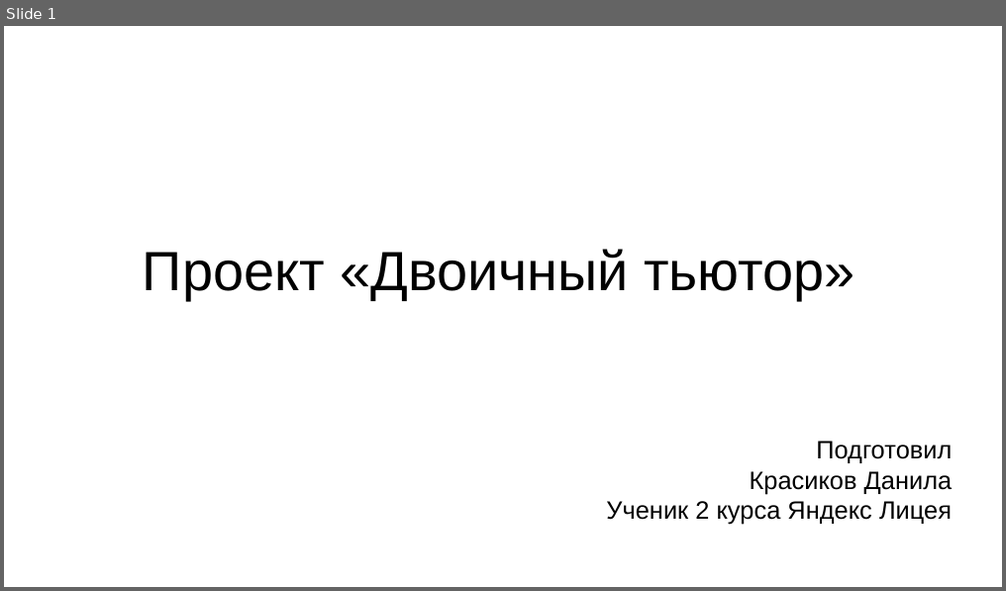
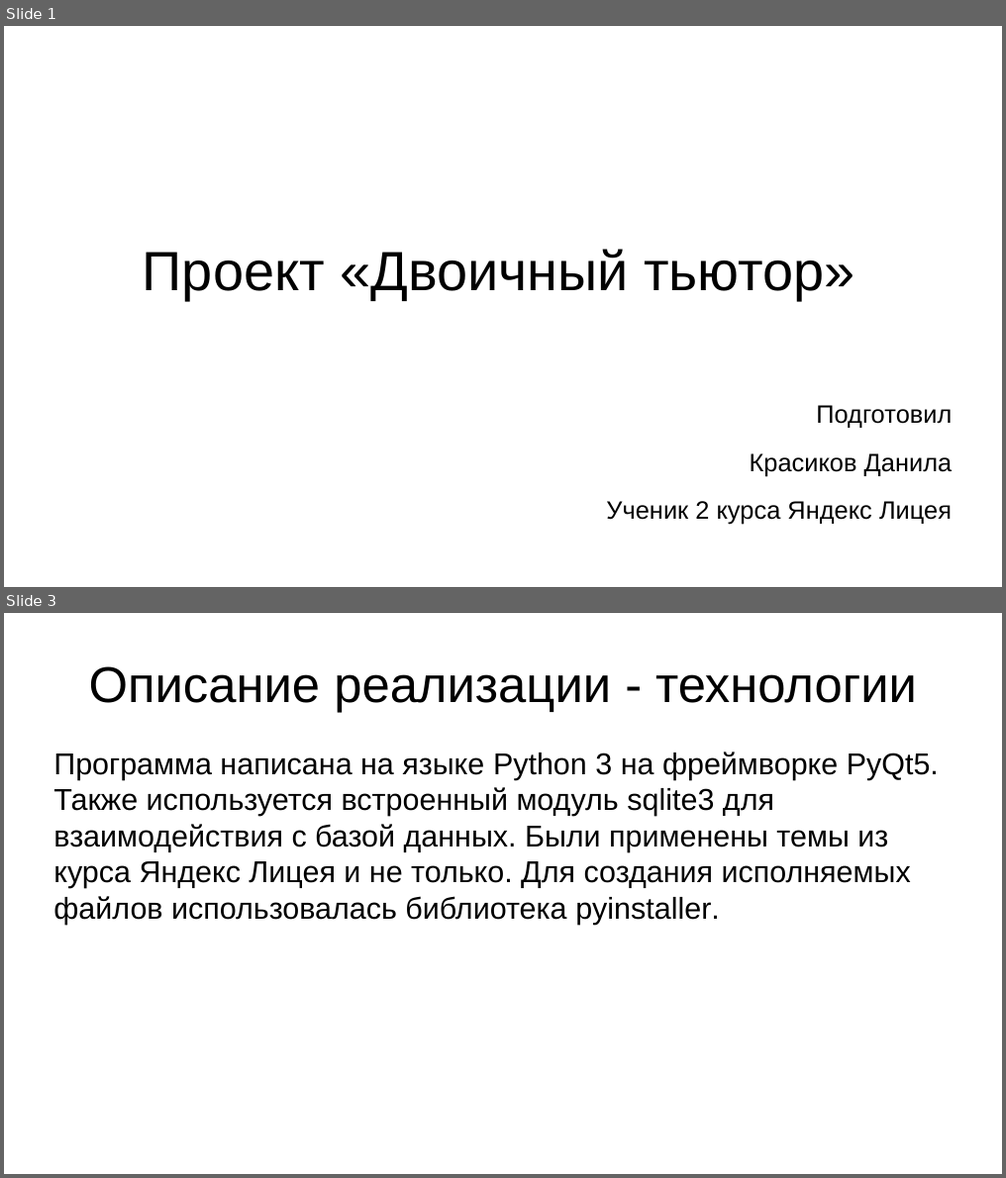
Before and after one commit to krasikovdp-2/binary_tutor, a slide deck: presentation.odp. Shown one above the other, each under a label of ours: slide 1 before the commit, slides 1 and 3 after it; the slides between them are not shown. The pictures are 1006x591 and 1006x1178 pixels, drawn with LibreOffice and Linux fonts; fonts in the diff are those of the drawing. Boxes give left, top, right and bottom in pixels: in the first picture for what was removed or moved away, otherwise in the second. Text is boxed around its words. In the diff, an @@ line names an element or a change of style, - is before the commit and + after.

```diff
--- a/presentation.odp
+++ b/presentation.odp
@@ slide 3 added at [4,613,1002,1174], background #FFFFFF @@
@@ title added at [89,666,917,712], 40 pt, text #000000 @@
+Описание реализации - технологии
@@ text added at [54,752,939,925], 24 pt, text #000000 @@
+Программа написана на языке Python 3 на фреймворке PyQt5. Также используется встроенный модуль sqlite3 для взаимодействия с базой данных. Были применены темы из курса Яндекс Лицея и не только. Для создания исполняемых файлов использовалась библиотека pyinstaller.
@@ slide 1 changed as well @@
@@ subtitle "Подготовил" at [606,405,952,525]: more space between paragraphs @@
```
Also in this commit, not shown: 5 other slides added, 3 slides removed.
